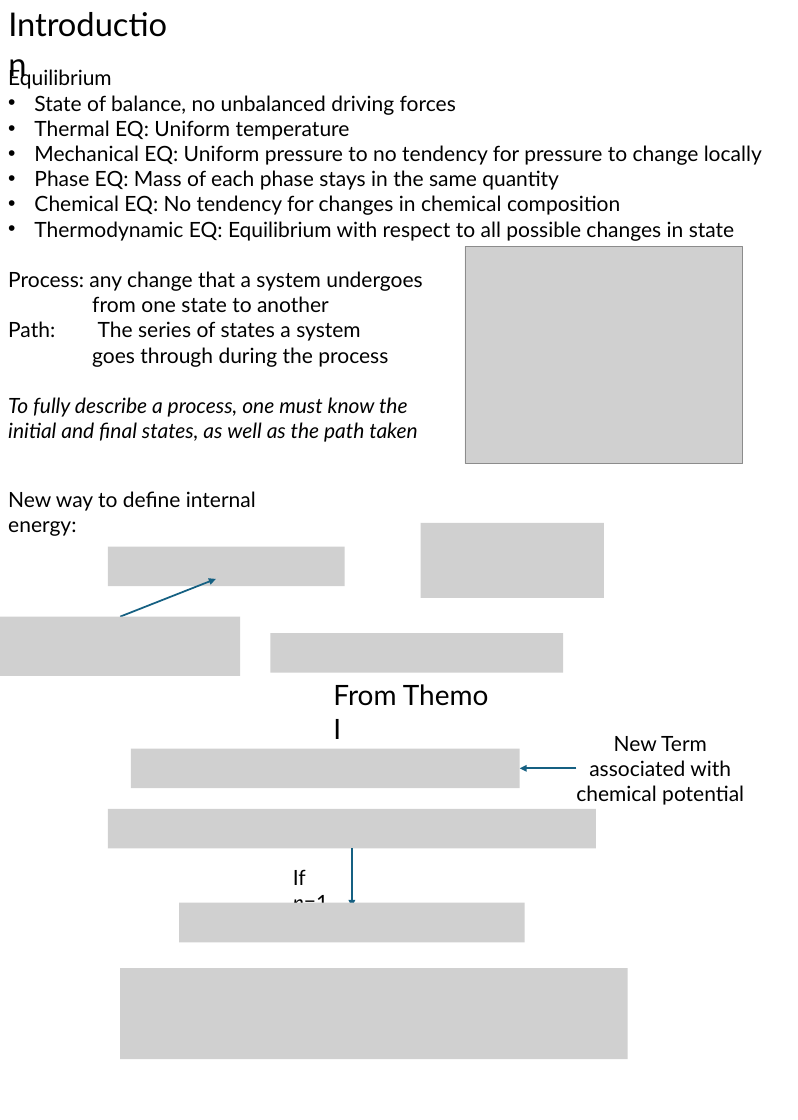
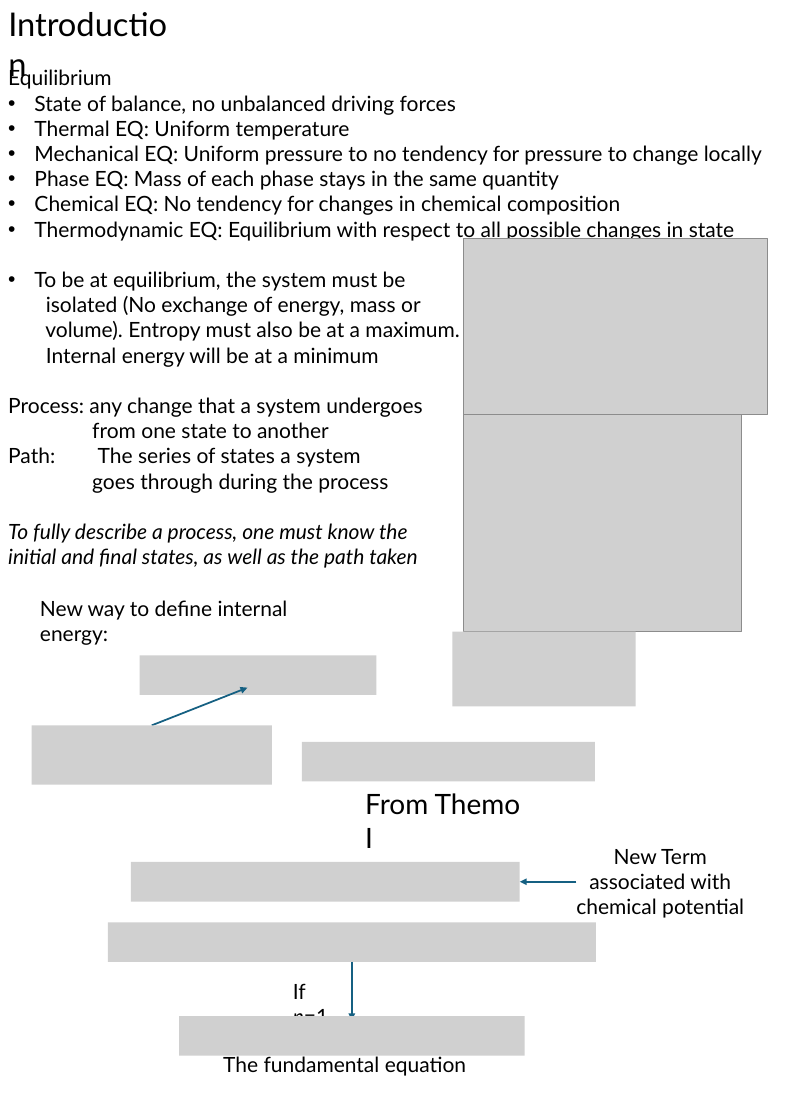
Before and after one commit to 1980s-Space-Guy/Fall24Classes, a slide deck: slide 11 of ThermodynamicsII.pptx (slide 9 before the commit). Drawn at 798x1120 pixels with LibreOffice and Linux fonts; fonts in the diff are those of the drawing; grey boxes stand for pictures. Boxes give left, top, right and bottom in pixels: in the first picture for what was removed or moved away, otherwise in the second. Text is boxed around its words. In the diff, an @@ line names an element or a change of style, - is before the commit and + after.

```diff
--- a/ThermodynamicsII.pptx
+++ b/ThermodynamicsII.pptx
@@ picture added at (x1=463, y1=239, x2=768, y2=414) @@
@@ text at (x1=34, y1=271, x2=459, y2=367): paragraphs added @@
+• To be at equilibrium, the system must be
+isolated (No exchange of energy, mass or
+volume). Entropy must also be at a maximum.
+Internal energy will be at a minimum
@@ picture moved from (x1=465, y1=246, x2=743, y2=464) to (x1=463, y1=414, x2=741, y2=632) @@
@@ picture removed at (x1=421, y1=522, x2=604, y2=597) @@
@@ picture removed at (x1=108, y1=547, x2=344, y2=586) @@
@@ picture removed at (x1=0, y1=617, x2=240, y2=676) @@
@@ picture added at (x1=139, y1=655, x2=376, y2=695) @@
@@ picture removed at (x1=270, y1=633, x2=564, y2=673) @@
@@ picture added at (x1=452, y1=632, x2=635, y2=706) @@
@@ 2 texts, 1 arrow moved together from (x1=8, y1=491, x2=489, y2=739) to (x1=40, y1=600, x2=521, y2=848) @@
@@ picture added at (x1=32, y1=726, x2=272, y2=785) @@
@@ picture removed at (x1=131, y1=748, x2=520, y2=788) @@
@@ picture added at (x1=302, y1=742, x2=595, y2=781) @@
@@ picture removed at (x1=108, y1=809, x2=596, y2=848) @@
@@ picture added at (x1=131, y1=862, x2=520, y2=901) @@
@@ picture added at (x1=108, y1=922, x2=596, y2=962) @@
@@ picture removed at (x1=179, y1=903, x2=524, y2=942) @@
@@ picture removed at (x1=120, y1=968, x2=627, y2=1059) @@
@@ 2 texts, 2 arrows moved together from (x1=293, y1=736, x2=744, y2=907) to (x1=293, y1=849, x2=744, y2=1021) @@
@@ picture added at (x1=179, y1=1016, x2=524, y2=1056) @@
@@ text added at (x1=223, y1=1054, x2=466, y2=1076), 18 pt, text #000000 @@
+The fundamental equation
```
Also in this commit, not shown: 1 other slide changed, 3 slides added, 3 other files.
